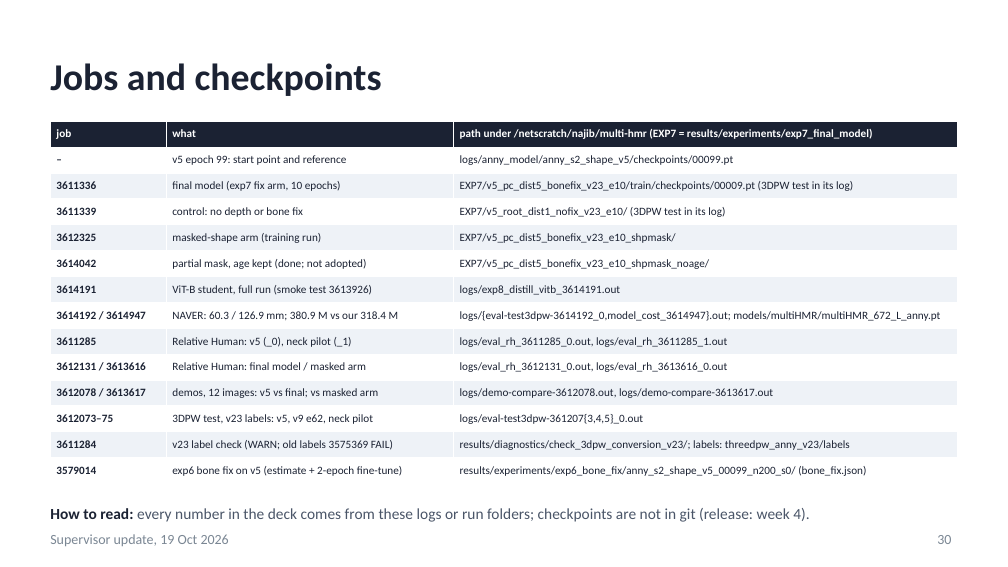
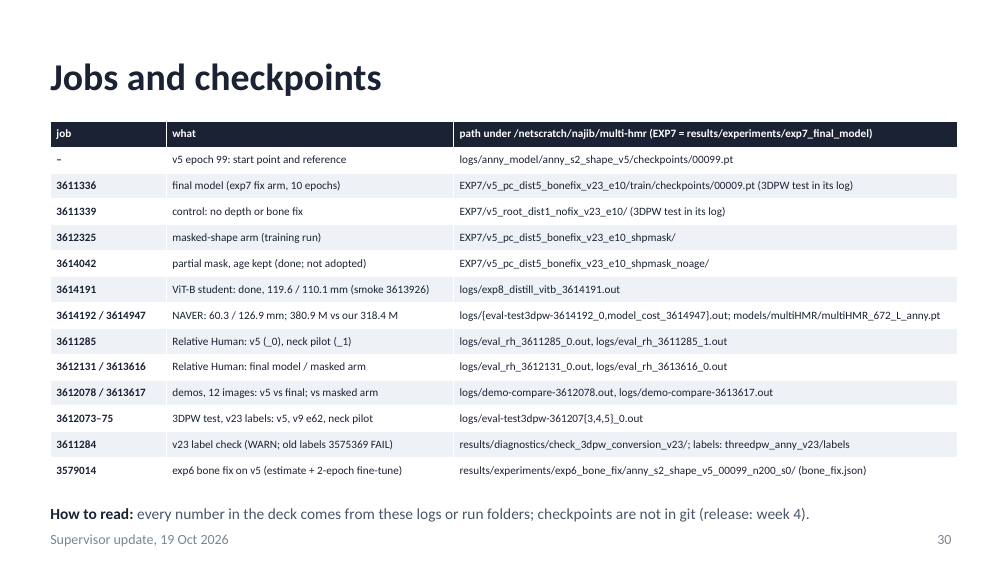
Before and after one commit to saadnajib/Multi-Person-Whole-Body-Human-Mesh-Recovery-in-a-Single-Shot-with-Annyone-dataset-and-3dpw-dataset, a slide deck: slide 30 of docs/supervisor_update_2026-10-19.pptx. Drawn at 1008x567 pixels with LibreOffice and Linux fonts; fonts in the diff are those of the drawing. Boxes give left, top, right and bottom in pixels: in the first picture for what was removed or moved away, otherwise in the second. Text is boxed around its words. In the diff, an @@ line names an element or a change of style, - is before the commit and + after.

```diff
--- a/docs/supervisor_update_2026-10-19.pptx
+++ b/docs/supervisor_update_2026-10-19.pptx
@@ table at [50, 121, 958, 480] @@
-row 7, column 2: ViT-B student, full run (smoke test 3613926)
+row 7, column 2: ViT-B student: done, 119.6 / 110.1 mm (smoke 3613926)
```
Also in this commit, not shown: 6 other slides changed, 10 other files.
